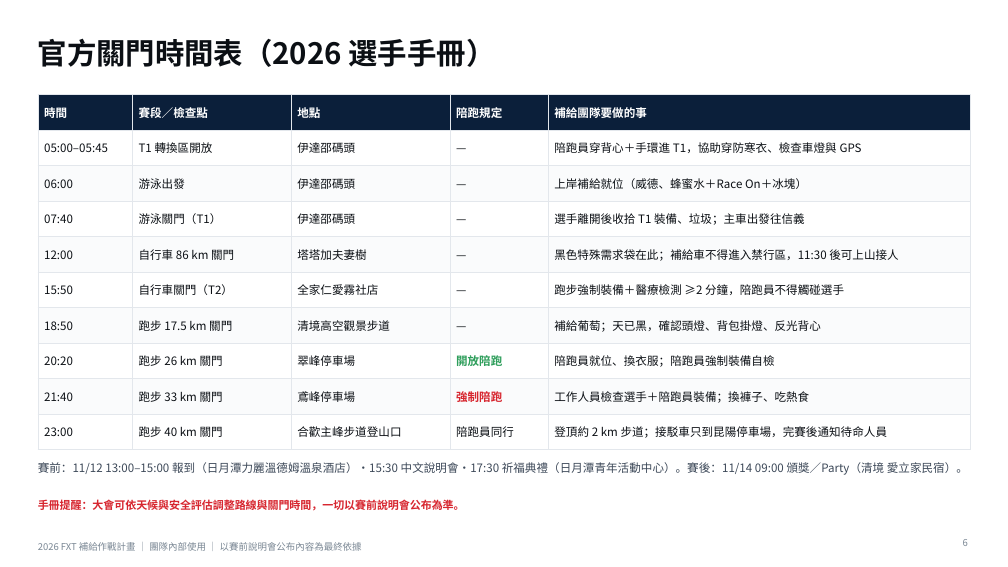
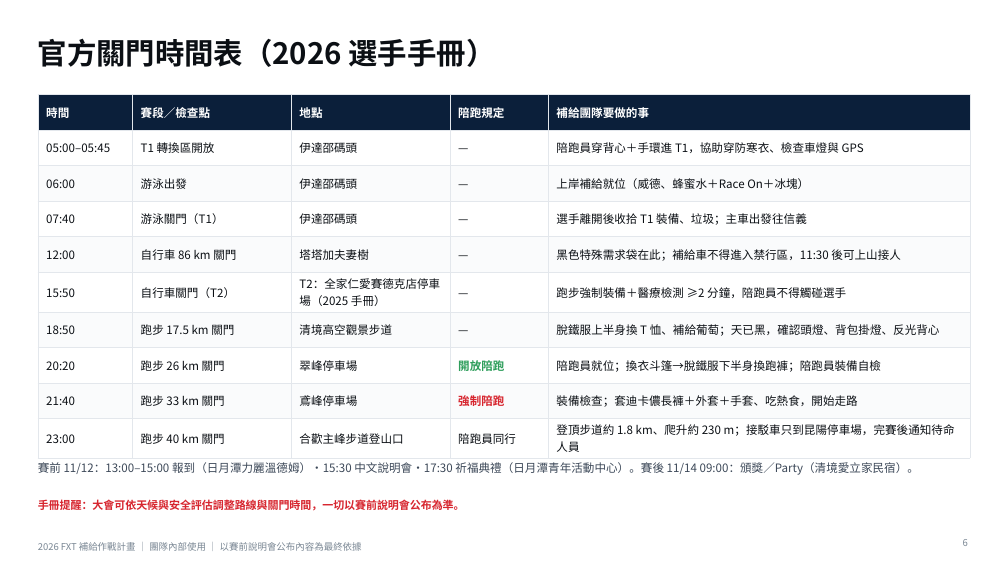
Before and after one commit to powermovebboy-sys/Race-site, a slide deck: slide 6 of deck/2026_FXT_補給作戰計畫.pptx. Drawn at 1008x567 pixels with LibreOffice and Linux fonts; fonts in the diff are those of the drawing. Boxes give left, top, right and bottom in pixels: in the first picture for what was removed or moved away, otherwise in the second. Text is boxed around its words. In the diff, an @@ line names an element or a change of style, - is before the commit and + after.

```diff
--- a/deck/2026_FXT_補給作戰計畫.pptx
+++ b/deck/2026_FXT_補給作戰計畫.pptx
@@ table at (38, 95, 970, 456) @@
-row 6, column 3: 全家仁愛霧社店
+row 6, column 3: T2：全家仁愛賽德克店停車場（2025 手冊）
-row 7, column 5: 補給葡萄；天已黑，確認頭燈、背包掛燈、反光背心
+row 7, column 5: 脫鐵服上半身換 T 恤、補給葡萄；天已黑，確認頭燈、背包掛燈、反光背心
-row 8, column 5: 陪跑員就位、換衣服；陪跑員強制裝備自檢
+row 8, column 5: 陪跑員就位；換衣斗篷→脫鐵服下半身換跑褲；陪跑員裝備自檢
-row 9, column 5: 工作人員檢查選手＋陪跑員裝備；換褲子、吃熱食
+row 9, column 5: 裝備檢查；套迪卡儂長褲＋外套＋手套、吃熱食，開始走路
-row 10, column 5: 登頂約 2 km 步道；接駁車只到昆陽停車場，完賽後通知待命人員
+row 10, column 5: 登頂步道約 1.8 km、爬升約 230 m；接駁車只到昆陽停車場，完賽後通知待命人員
@@ text at (38, 462, 919, 475): text changed @@
-賽前：11/12 13:00–15:00 報到（日月潭力麗溫德姆溫泉酒店）・15:30 中文說明會・17:30 祈福典禮（日月潭青年活動中心）。賽後：11/14 09:00 頒獎／Party（清境 愛立家民宿）。
+賽前 11/12：13:00–15:00 報到（日月潭力麗溫德姆）・15:30 中文說明會・17:30 祈福典禮（日月潭青年活動中心）。賽後 11/14 09:00：頒獎／Party（清境愛立家民宿）。
```
Also in this commit, not shown: 23 other slides changed, 9 other files.
